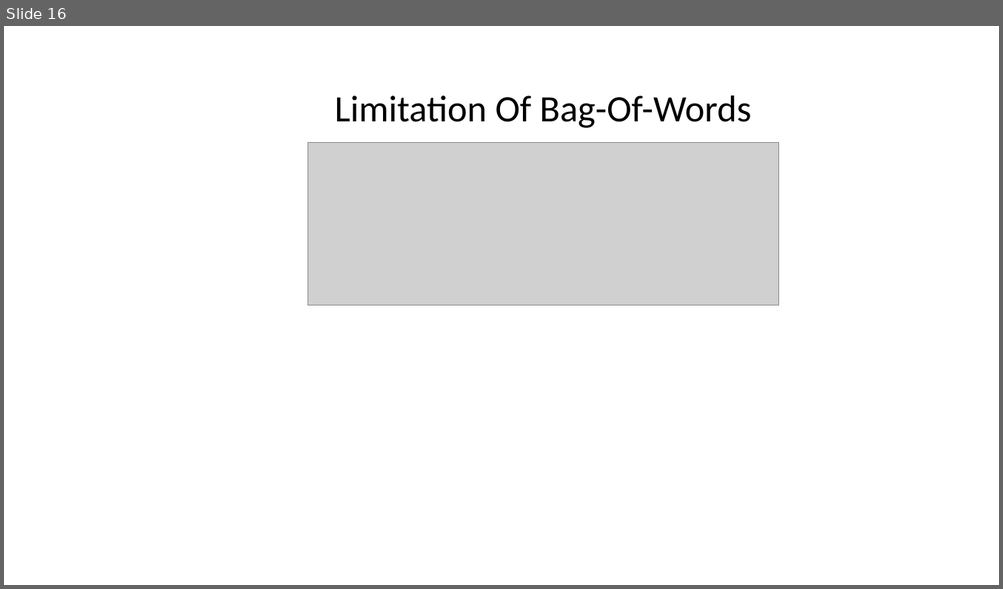
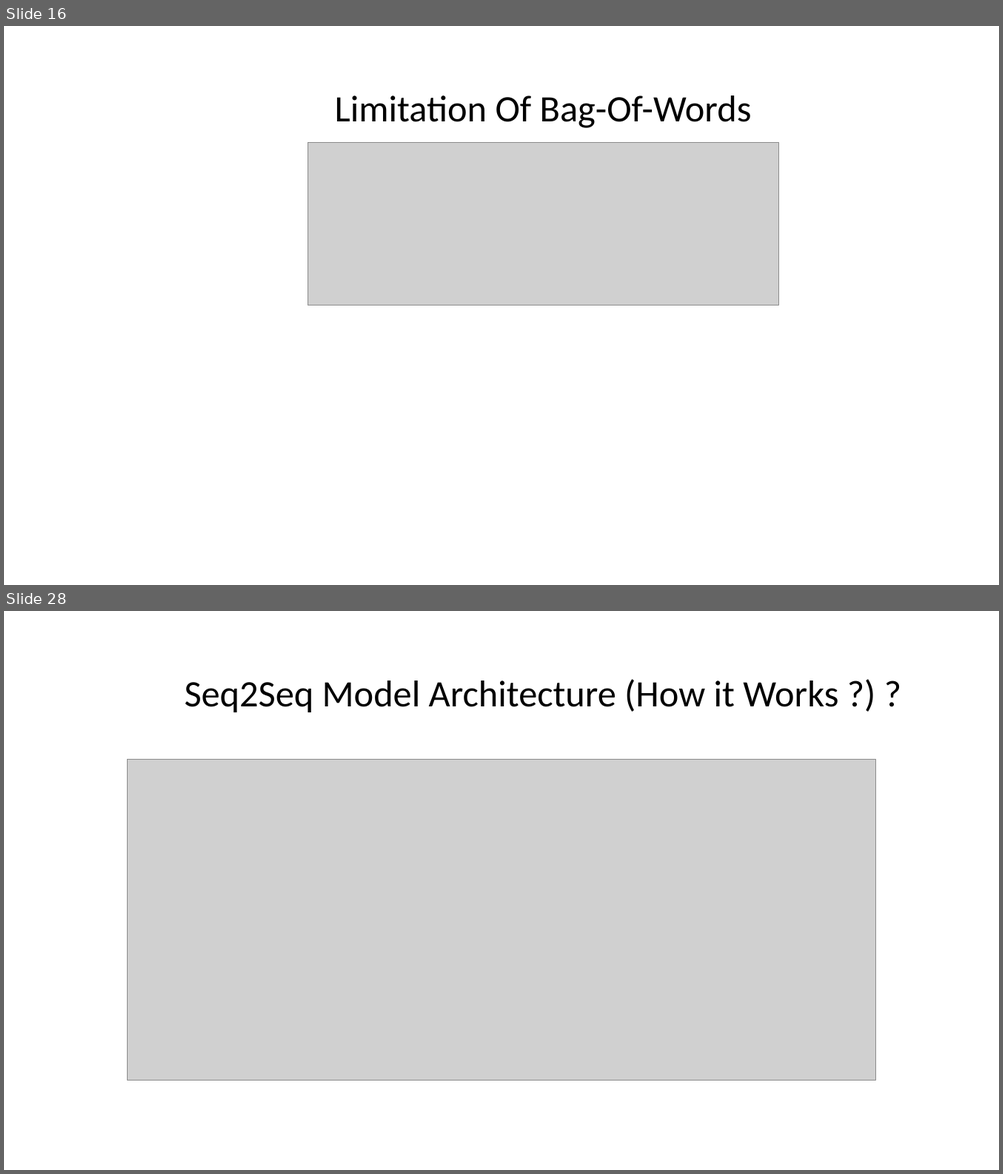
Before and after one commit to AvinashTiwari/Artifical-intelligence, a slide deck: 16_Nlp/NLP.pptx. Shown one above the other, each under a label of ours: slide 16 before the commit, slides 16 and 28 after it; the slides between them are not shown. The pictures are 1003x589 and 1003x1174 pixels, drawn with LibreOffice and Linux fonts; fonts in the diff are those of the drawing; grey boxes stand for pictures. Boxes give left, top, right and bottom in pixels: in the first picture for what was removed or moved away, otherwise in the second. Text is boxed around its words. In the diff, an @@ line names an element or a change of style, - is before the commit and + after.

```diff
--- a/16_Nlp/NLP.pptx
+++ b/16_Nlp/NLP.pptx
@@ slide 28 added at [4, 611, 999, 1170], background #FFFFFF @@
@@ title added at [185, 679, 838, 712], 36 pt, text #000000 @@
+Seq2Seq Model Architecture (How it Works ?) ?
@@ picture added at [127, 760, 876, 1080] @@
```
Also in this commit, not shown: 16 other slides added.
